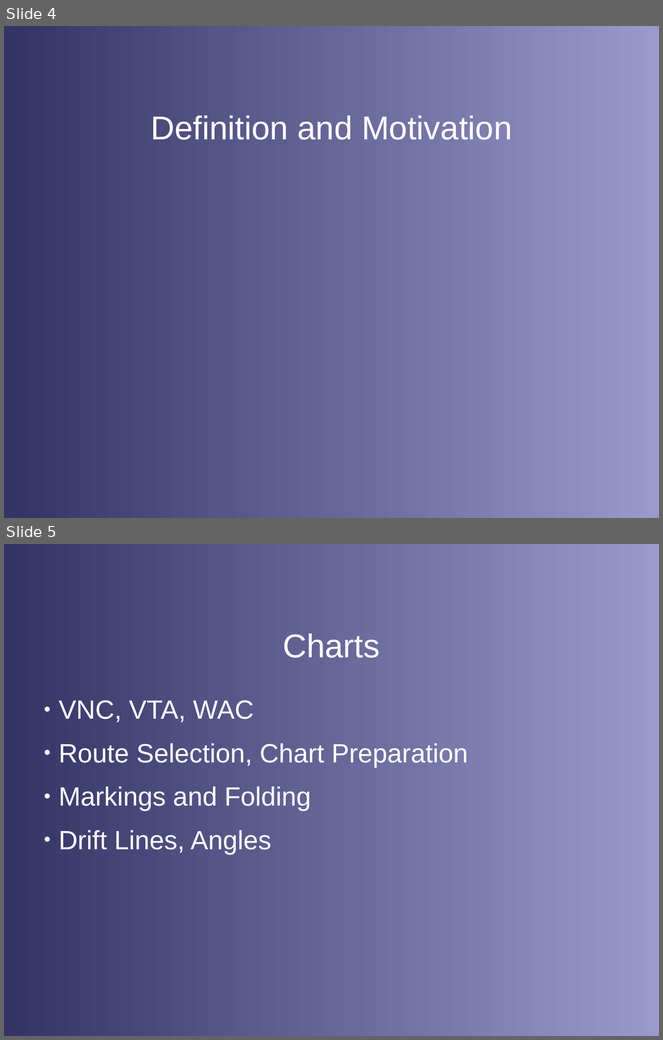
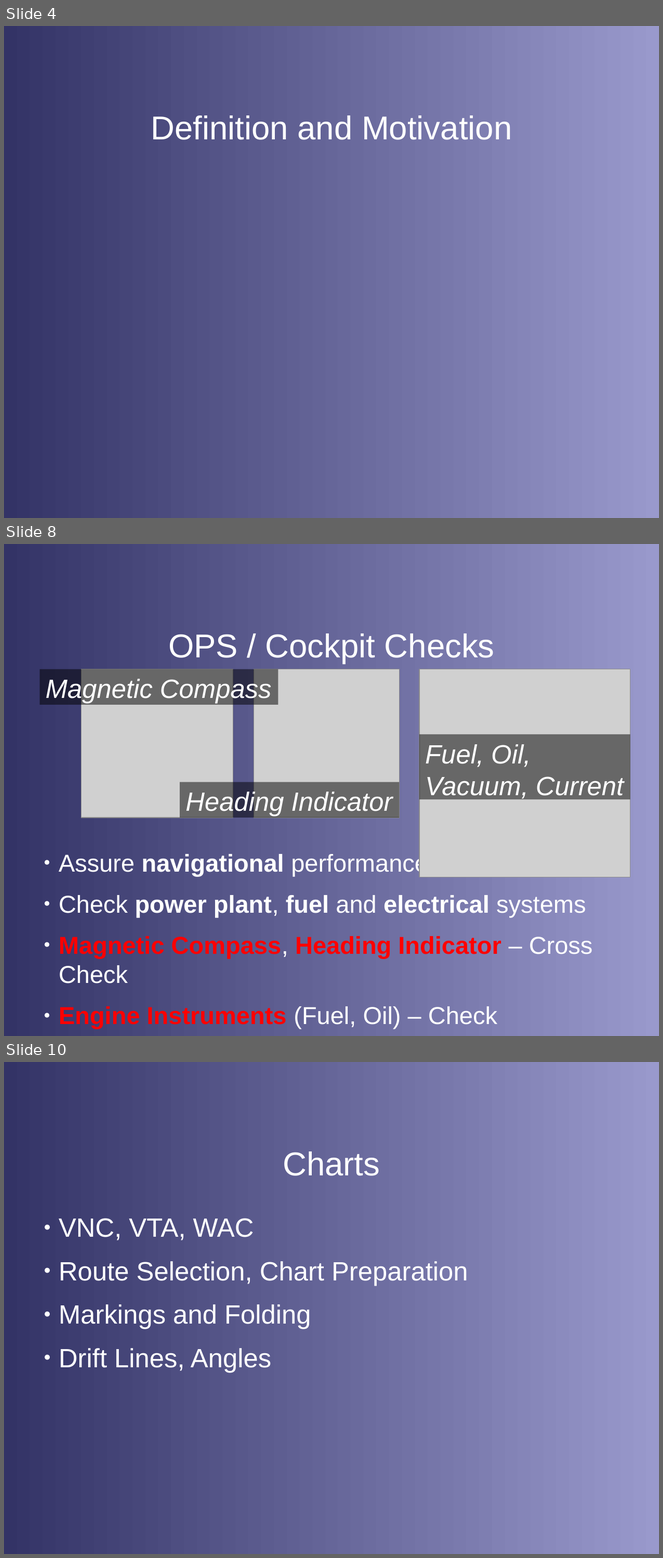
Before and after one commit to stephanheinemann/flight, a slide deck: FI/Navigation/Navigation.odp. Shown one above the other, each under a label of ours: slides 4 and 5 before the commit, slides 4, 8 and 10 after it; the slides between them are not shown. The pictures are 663x1040 and 663x1558 pixels, drawn with LibreOffice and Linux fonts; fonts in the diff are those of the drawing; grey boxes stand for pictures; background and template pictures are left out. Boxes give left, top, right and bottom in pixels: in the first picture for what was removed or moved away, otherwise in the second. Text is boxed around its words. In the diff, an @@ line names an element or a change of style, - is before the commit and + after.

Commit message:
extended navigation presentation

```diff
--- a/FI/Navigation/Navigation.odp
+++ b/FI/Navigation/Navigation.odp
@@ slide 8 added at (4, 544, 659, 1036), background gradient #333366 to #9999CC @@
@@ title added at (168, 633, 495, 664), 40 pt, text #FFFFFF @@
+OPS / Cockpit Checks
@@ rectangle added at (40, 669, 278, 705), fill #000000 at 50% opacity, 32 pt, text #FFFFFF, italic @@
+Magnetic Compass
@@ picture added at (81, 669, 233, 818) @@
@@ picture added at (254, 669, 399, 818) @@
@@ picture added at (419, 669, 631, 877) @@
@@ rectangle added at (419, 734, 631, 800), fill #000000 at 50% opacity, 32 pt, text #FFFFFF, italic @@
+Fuel, Oil,
+Vacuum, Current
@@ rectangle added at (180, 782, 399, 818), fill #000000 at 50% opacity, 32 pt, text #FFFFFF, italic @@
+Heading Indicator
@@ text added at (59, 852, 593, 1029), 29.6 pt, text #FFFFFF, bold @@
+● Assure navigational performance
+● Check power plant, fuel and electrical systems
+● Magnetic Compass, Heading Indicator – Cross Check
+● Engine Instruments (Fuel, Oil) – Check
+● No Discharge (Ammeter) – Check
@@ what was slide 5 is now slide 10 @@
```
Also in this commit, not shown: 4 other slides added, 16 other files.
